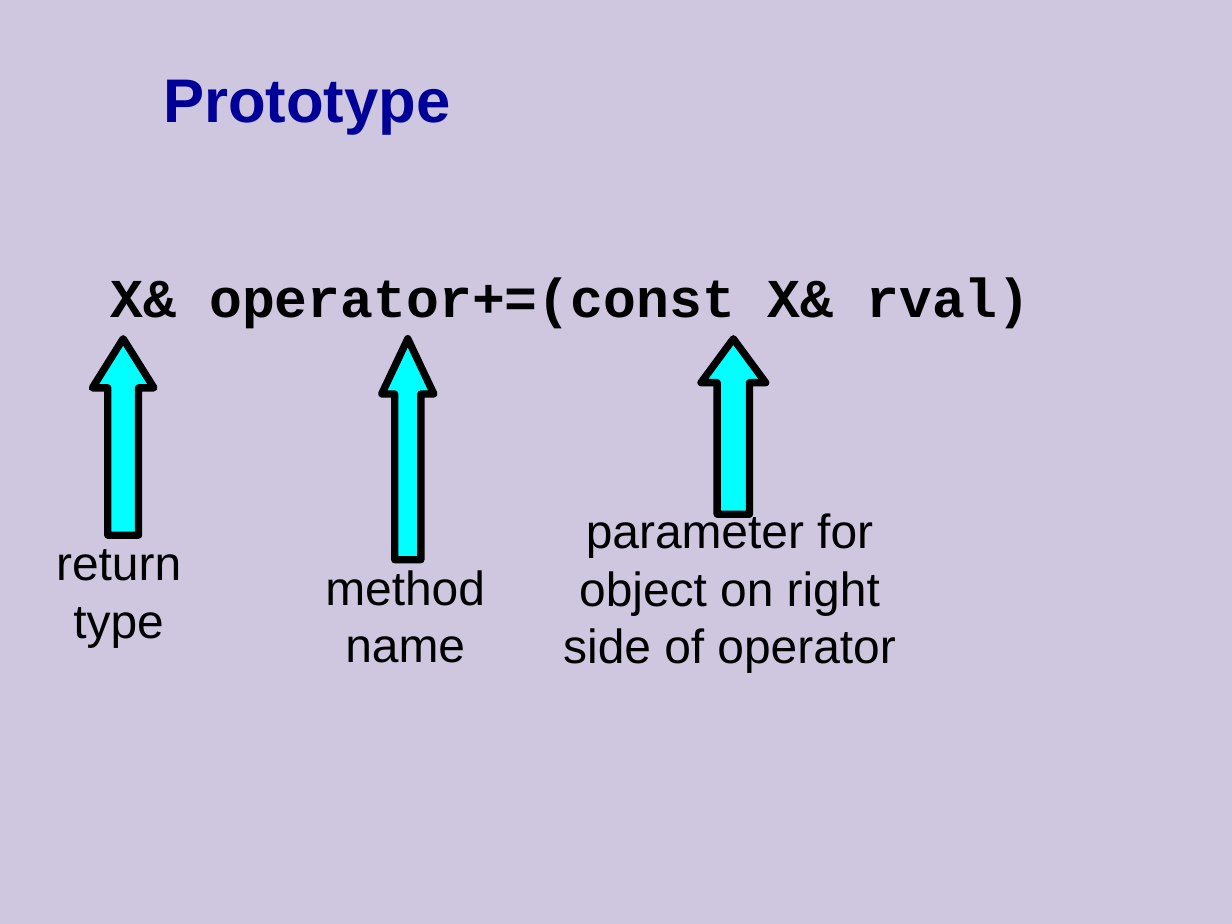
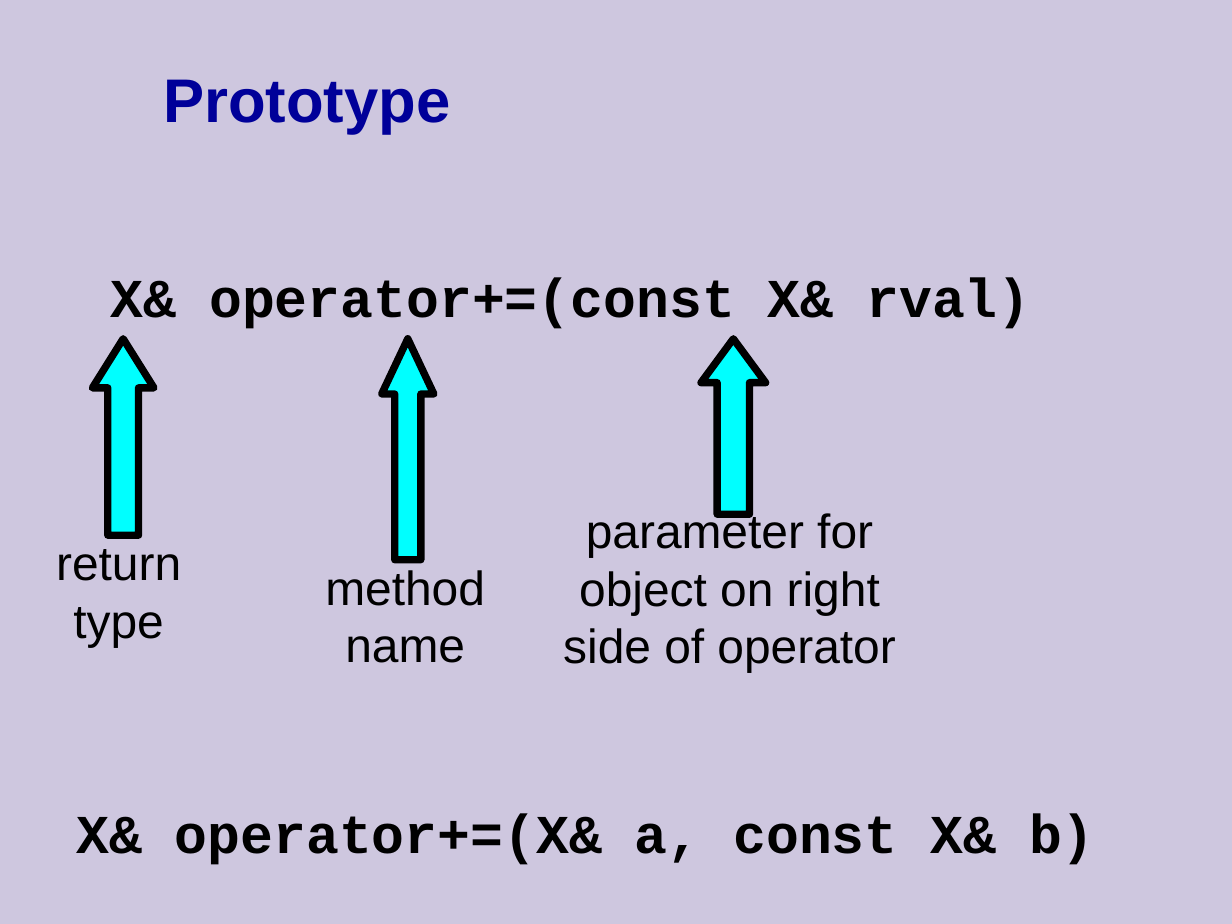
Before and after one commit to cpp-at-ariel/cpp-5778, a slide deck: slide 8 of week04-operator-overloading/slides.odp. Drawn at 1232x924 pixels with LibreOffice and Linux fonts; fonts in the diff are those of the drawing. Boxes give left, top, right and bottom in pixels: in the first picture for what was removed or moved away, otherwise in the second. Text is boxed around its words. In the diff, an @@ line names an element or a change of style, - is before the commit and + after.

```diff
--- a/week04-operator-overloading/slides.odp
+++ b/week04-operator-overloading/slides.odp
@@ text added at <box>76,814,1095,865</box>, 32 pt, text #000000, bold @@
+X& operator+=(X& a, const X& b)
```
Also in this commit, not shown: 7 other files.
